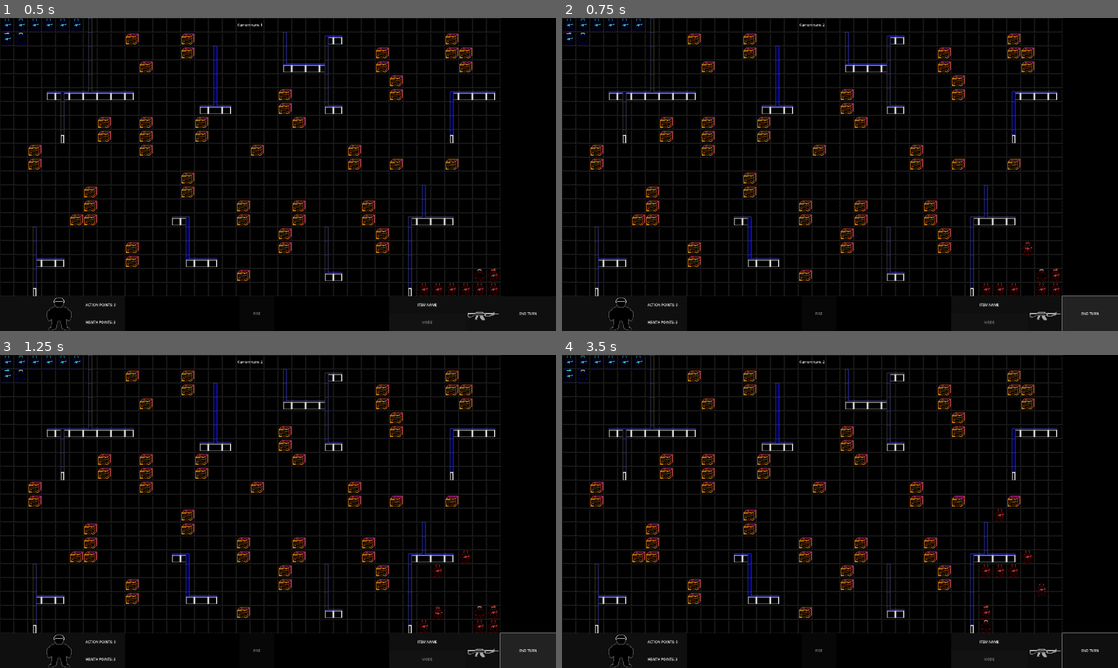
Above: before the commit, frames 1-4 (two rows, left to right).
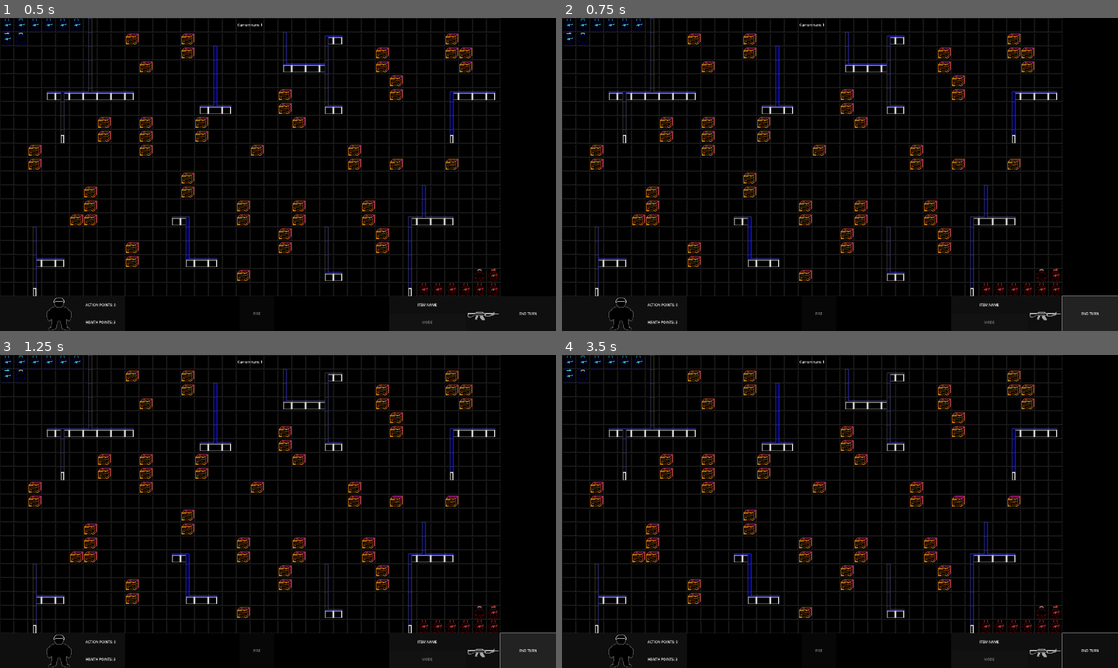
Above: after the commit, the same moments.

Repository: grecchus/tactic_demo
Game: Godot game, scene res://scenes/main/main.tscn
The game is run twice, just before and just after one commit, with the same random seed, the same clock (stepped at 60 frames per second) and the same inputs. Sound files missing from this copy of the repository are replaced by a short silence.
Inputs (mouse positions are in pixels of both pictures, inside the frame that each line leads up to):
- Up to frame 1 (0.5 s): no input
- Up to frame 2 (0.75 s): click "END TURN" at 0.5 s
- Up to frame 3 (1.25 s): no input
- Up to frame 4 (3.5 s): click "END TURN" at 1.25 s; click "END TURN" at 2 s; move the mouse to (1090, 492) at 2.77 s; click (1090, 492) at 2.92 s

Frame 1 is identical in both runs. In frame 2, less than 0.1% of the frame differs, in the area x 46-85%, y 1-89%; in frame 3, 0.2%; in frame 4, 0.4%, in the area x 46-90%, y 1-89%.

Commit message:
fixed_enemy_detection

Diff:
--- a/scenes/main/ai.gd
+++ b/scenes/main/ai.gd
@@ -1,4 +1,10 @@
 extends Node
+enum TERRAIN{
+	OPEN,
+	CRATE,
+	WALL1,
+	WALL2
+}
 
 #node access
 @onready var MAIN : Node2D = get_node("/root/Main")
@@ -9,216 +15,60 @@
 @onready var OBSTACLES = get_node("/root/Main/TileMap/Obstacles")
 
 const adjacent_tiles : Array = [Vector2i(-1,0), Vector2i(0,-1), Vector2i(1,0), Vector2i(0,1)]
-var tile_eff_range : float = 0.0
-
 
 var controlled_teams : Array[int] = [gv.Team.RED] #Red team is default AI controlled team
-var unit_queue : Array = []
-#AI behaviour patterns for given teams
-var ai_pattern_dict : Dictionary = {
-	gv.Team.RED : "Defensive"
-}
+var unit_queue : Array[Unit] = []
 var current_unit : Unit = null
-var ucount : int = 0 #Global variable used in determining cover safety
 var closest_enemies : Array[Unit] = []
 
-signal unit_finished_movement
+signal unit_finished_turn
 
+#temporary place for a function assigning enemies
+
+func assign_enemies():
+	for team in MAIN.team_arrays.size():
+		if(not controlled_teams.has(team)): closest_enemies.append_array(MAIN.team_arrays[team])
 
 func _on_next_turn_signal():
 	if(controlled_teams.find(TURN_CONTROL.current_turn) != -1):
 		unit_queue.assign(MAIN.team_arrays[TURN_CONTROL.current_turn])
-		take_turn()
-
-func take_turn():
-	print("turn started")
-	var stuck_units : Array = []
-	var iterations_stuck : int = 0
-	while(not unit_queue.is_empty()):
-		current_unit = unit_queue[0]
-		make_move(current_unit)
-		if(current_unit.id_path.is_empty()):
-			unit_queue.append(current_unit)
-			if(stuck_units.find(current_unit) == -1):
-				stuck_units.append(current_unit)
-		else:
-			stuck_units.erase(current_unit)
-			await current_unit.action_finished
-		unit_queue.remove_at(0)
-		if(stuck_units.size() == unit_queue.size()): #simple deadlock preventing mechanism
-			if(iterations_stuck > stuck_units.size()): break
-			iterations_stuck += 1
-		else: iterations_stuck = 0
-	print("turn ended")
-	TURN_CONTROL.next_turn()
+		for u in unit_queue:
+			current_unit = u
+			if(take_turn()): await current_unit.action_finished
+		TURN_CONTROL.next_turn()
 
 
-func make_move(u : Unit):
-	var unit_pos : Vector2i = GROUND.local_to_map(u.global_position)
-	var enemies_in_range : Array[Unit] = []
-	var movement_range : int = u.movement_range
-	var effective_range : float = 5.0
-	ucount = 0
-#checking state unit is in at every while iteration
-#state = R*4 + C*2 + A*1
-#R - has enemy in it's weapon range, that
-#C - is behind cover
-#A - unit has more than 1 action point to spend
-	#while(u.action_points > 0):
-	var state : int = 0
-	state += int(u.action_points == 1)
+func take_turn() -> bool:
+	var state : int = 0 #state tells if: unit has enemies in range, is behind cover, has more than 1AP
+	var line_of_sight : int = current_unit.movement_range #distance unit "sees" will it's movement range, that is a temporary solution
+	var enemies_in_sight : Array[Unit] = []
+	var unit_pos : Vector2i = GROUND.local_to_map(current_unit.global_position)
 
-	if(u.weapon == gv.Weapon.ARMED):
-		effective_range = u.weapon_obj.rpm
-	effective_range = effective_range * MAIN.TSD
-	closest_enemies.assign(find_closest_enemies())
-	enemies_in_range.assign(find_enemies_in_range(closest_enemies, effective_range))
-	state += int(enemies_in_range.size() > 0) * 2
-	if(not enemies_in_range.is_empty()): gv.cprint(str(enemies_in_range) + " " + str(unit_pos))
+	var continous_action : bool = false
+	while (current_unit.action_points > 0):
+		state = int(current_unit.action_points > 1)
 
-	for enemy in enemies_in_range:
-		if(not is_behind_cover(unit_pos,
-			GROUND.local_to_map(enemy.global_position))): ucount += 1
-	state += int(ucount > 0) * 4
+#		check if unit is behind cover
 
-	if(find_cover(u, movement_range, enemies_in_range, effective_range)):
-		await u.action_finished
-		#match state:
-			#0:
-				#pass
-			#1:
-				#find_cover(u, movement_range, enemies_in_range, effective_range)
-			#2:
-				#pass
-			#3:
-				#pass
-			#4:
-				#pass
-			#5:
-				#find_cover(u, movement_range, enemies_in_range, effective_range)
-			#6:
-				#pass
-			#7:
-				#pass
-	emit_signal("unit_finished_movement")
+		closest_enemies.sort_custom(comp_dist)
+		enemies_in_sight = get_enemies_in_sight(unit_pos, line_of_sight)
+		state = state + 4*int(enemies_in_sight.size() > 0)
+
+		current_unit.action_points -= 1
+	return continous_action
 
 
-#%%%%%%%%%%%%%%%%%%%%%%%%%%%%%%%%%%%% move functions %%%%%%%%%%%%%%%%%%%%%%%%%%%%%%%%%%%%%%%%%%
+func get_enemies_in_sight(unit_pos : Vector2i, range : int) -> Array[Unit]:
+	var eis_array : Array[Unit] = []
+	var objects_in_radius : Array = MAIN.check_radius(unit_pos, range)
+	var i : int = 0
+	while(i < objects_in_radius.size()):
+		if((objects_in_radius[i]["collider"] is Unit) and not MAIN.team_arrays[TURN_CONTROL.current_turn].has(objects_in_radius[i]["collider"])):
+			eis_array.append(objects_in_radius[i]["collider"])
+		i+=1
 
-#find cover facing opposite to spawnpoint, used when there are no enemies in range
-func find_cover_ots(acting_unit : Unit, search_range : int) -> bool:
-	var covers_in_range : Array[Vector2i] = []
-	var objects_array
-	return false
-#	use adjecent_tiles
-	objects_array = MAIN.check_radius(GROUND.local_to_map(acting_unit.global_position),
-		 search_range,
-		 true)
-	for sub_arr in objects_array:
-		for ob in sub_arr:
-			if(ob["collider"] is TileMapLayer):
-				covers_in_range.append(ob["collider"].get_coords_for_body_rid(ob["rid"]))
-#!!!!!!!!!!TO DO!!!!!!!!!!!
+	return eis_array
 
-
-#Funkcja zwraca NAJGORSZĄ z opcji!!!!!!!!!!
-#find cover when there are enemies in range
-func find_cover(acting_unit : Unit, search_range : int, in_range : Array[Unit], weapon_range : float) -> bool:
-	var unit_pos : Vector2i = GROUND.local_to_map(acting_unit.global_position)
-	var covers_in_range : Array[Vector2i] = []
-	var objects_array
-	var uc_min : int = 0
-	var found_cover : Vector2i = unit_pos
-
-	for enemy in in_range:
-		if(not is_behind_cover(unit_pos,
-			GROUND.local_to_map(enemy.global_position))):
-				uc_min += 1
-				print(str(unit_pos) + str(uc_min) + str(acting_unit.name))
-	#if(uc_min == 0): return false
-
-	objects_array = MAIN.check_radius(GROUND.local_to_map(acting_unit.global_position),
-		 search_range,
-		 true)
-	for sub_arr in objects_array:
-		for ob in sub_arr:
-			if(ob["collider"] is TileMapLayer):
-				covers_in_range.append(ob["collider"].get_coords_for_body_rid(ob["rid"]))
-
-	for cover in covers_in_range:
-		var cover_side_pos = cover_safety(cover, acting_unit, search_range, weapon_range)
-		print(str(cover_side_pos) + " " + str(ucount))
-		if(ucount == 0):
-			found_cover = cover_side_pos
-			break
-		elif(uc_min > ucount):
-			uc_min = ucount
-			found_cover = cover_side_pos
-
-	acting_unit.current_action = "Move"
-	acting_unit.action(found_cover)
-	if(acting_unit.id_path.is_empty()):
-		return false
-	return true
-
-#Function checking cover for safety. Returns safest side of the cover and it's unit count with ucount global variable.
-func cover_safety(cover_pos : Vector2i, u : Unit, unit_range : int, weapon_range : float) -> Vector2i:
-	var uc_min : int = closest_enemies.size()
-	var best_side : Vector2i = cover_pos
-	var movement_cost : int = 0
-	var range_sqrd = pow(weapon_range,2)
-
-	for i in adjacent_tiles:
-		if(MAIN.check_point_for_collision(cover_pos + i)): continue
-		ucount = 0
-		if(u.find_path(cover_pos + i) < 2):
-			for enemy in closest_enemies:
-				if((enemy.global_position - u.global_position).length_squared() <= range_sqrd):
-					if(not is_behind_cover(cover_pos, GROUND.local_to_map(enemy.global_position))): ucount += 1
-			if(uc_min > ucount):
-				uc_min = ucount
-				best_side = cover_pos + i
-	ucount = uc_min
-	return best_side
-
-func find_target():
-	pass
-
-func move():
-	pass
-
-func fall_back():
-	pass
-
-#check if unit is behind cover relative to other given (enemy) unit
-func is_behind_cover(u_start : Vector2i, u_target : Vector2i) -> bool:
-	var objects_on_lof : Array
-	objects_on_lof.assign(get_objects_on_lof(u_start, u_target))
-	if(objects_on_lof.is_empty()): return false
-	if(int(get_distance(objects_on_lof.front(), u_start)) == 1):
-		return true
-	return false
-
-func find_closest_enemies() -> Array[Unit]:
-	var closest_units : Array[Unit]
-
-	for t in MAIN.player_controlled_teams:
-		closest_units.append_array(MAIN.team_arrays[t])
-	closest_units.sort_custom(comp_dist)
-	return closest_units
-#tutaj chyba jest błąd!!!, jeżeli to nie zadziała, przepisz wszystko
-func find_enemies_in_range(sorted_unit_array : Array[Unit], range: float) -> Array[Unit]:
-	var in_range : Array[Unit] = []
-	var i = 0
-	var range_sqrd = pow(range,2)
-
-	if(sorted_unit_array.size() == 0):
-		return []
-	while((sorted_unit_array[i].global_position - current_unit.global_position).length_squared() <= range_sqrd):
-		in_range.push_back(sorted_unit_array[i])
-		i += 1
-		if(i == sorted_unit_array.size()): break
-	return in_range
 
 func comp_dist(u1 : Unit, u2 : Unit) -> bool:
 	var dist_1 : float
@@ -250,7 +100,7 @@
 func get_objects_on_lof(start_pos : Vector2i, end_pos : Vector2i) -> Array:
 	var object_tile_array : Array = []
 	var space = MAIN.get_world_2d().direct_space_state
-	var excluded_rids : Array[RID] = [current_unit.get_rid()] #USE OF current_unit!!!
+	var excluded_rids : Array[RID] = [current_unit.get_rid()]
 	while(start_pos != end_pos):
 		var query = PhysicsRayQueryParameters2D.new()
 		var intersected_object : Dictionary
@@ -267,10 +117,8 @@
 			if(intersected_object["collider"] is TileMapLayer):
 				var atl_coords = OBSTACLES.get_cell_atlas_coords(OBSTACLES.get_coords_for_body_rid(obj_rid))
 				object_tile_array.append(OBSTACLES.get_coords_for_body_rid(obj_rid))
-				#Sprawdza czy pole jest sciana. sciany maja indeksy y od 2 do 3, poki co nic nie ma wiecej
-				if(atl_coords.y == 2 || atl_coords.y == 3): break
+				if(atl_coords.y == TERRAIN.WALL1 || atl_coords.y == TERRAIN.WALL2): break
 		else: break
-
 	return object_tile_array
 
 func get_distance(start_pos : Vector2i, end_pos : Vector2i) -> float:
--- a/scenes/main/main.gd
+++ b/scenes/main/main.gd
@@ -15,6 +15,7 @@
 
 const TSD := float(64.0)
 const TILESIZE := Vector2(TSD, TSD)
+const xy_diff : Array[Vector2i] = [Vector2i(1,1),Vector2i(1,-1),Vector2i(-1,-1),Vector2i(-1,1)]
 const nonexistent_tile := Vector2i(-1,-1)
 var mapSize : Vector2i = Vector2i(36, 20)
 var spawnSize : Vector2i = Vector2i(6, 5)
@@ -40,6 +41,7 @@
 	astargrid_set_walls()
 	gv.log_updated.connect(LOG._on_log_updated)
 	new_game()
+	$AI.assign_enemies()
 
 func _process(delta):
 	if(active_unit != null):
@@ -54,7 +56,7 @@
 			var collider_info = check_point_for_collision(mouse_tm_pos)
 			gv.cprint(mouse_tm_pos)
 			#gv.cprint(astar_grid.is_point_solid(mouse_tm_pos))
-			#print(check_radius(mouse_tm_pos,3))
+			#gv.cprint(check_radius(mouse_tm_pos,2))
 			if(is_players_turn()):
 				MODE._input_mouse_click(event.button_index, collider_info, mouse_tm_pos)
 
@@ -171,27 +173,38 @@
 		var p2 : Vector2 = GROUND.map_to_local(draw_path[i+1])
 		draw_line(p1, p2, color)
 
-func check_radius(starting_coords : Vector2i, range : int, exclude_center : bool = false) -> Array:
-	const xy_diff : Array[Vector2i] = [Vector2i(1,1),Vector2i(1,-1),Vector2i(-1,-1),Vector2i(-1,1)]
+func check_radius(starting_coords : Vector2i, r : int, exclude_center : bool = false) -> Array:
 	var objects_found : Array = []
-	var res : Array = []
-
-	if(range < 0): return []
+
+
 	if(not exclude_center):
-		res = check_point_for_collision(starting_coords)
-		if(not res.is_empty()):
-			objects_found.append(res)
-
-	while(range > 0):
-		var next_pos = starting_coords - Vector2i(range, 0)
-		for i in 4:
-			for j in range:
-				res = check_point_for_collision(next_pos)
-				if(not res.is_empty()):
-					objects_found.append(res)
-				next_pos += xy_diff[i]
-		range -= 1
+		objects_found = check_point_for_collision(starting_coords)
+
+	var x := 0
+	var y := -r
+	var p := -r
+	while(x < -y):
+		if(p > 0):
+			y+=1
+			p += 2*(x+y) + 1
+		else:
+			p += 2*x + 1
+
+		for i in xy_diff:
+			append_objects_array(objects_found, starting_coords + Vector2i(x,y)*i)
+			for fy in range (0, abs(y)+1):
+				append_objects_array(objects_found, starting_coords + Vector2i(x,fy)*i)
+			append_objects_array(objects_found, starting_coords + Vector2i(y,x)*i)
+			for fx in range (0, x+1):
+				append_objects_array(objects_found, starting_coords + Vector2i(y,fx)*i)
+		x+=1
 	return objects_found
+
+func append_objects_array(ob_array : Array, coords : Vector2i):
+	var res : Array
+	res = check_point_for_collision(coords)
+	for ob in res:
+		if(not ob_array.has(ob)): ob_array.append(ob)
 
 func tm_to_global_position(tm_pos : Vector2i) -> Vector2:
 	return Vector2(tm_pos) * TILESIZE + TILESIZE/2
--- a/scenes/main/main.tscn
+++ b/scenes/main/main.tscn
@@ -1,16 +1,14 @@
-[gd_scene load_steps=20 format=4 uid="uid://ldg8yah0ymws"]
+[gd_scene load_steps=18 format=4 uid="uid://ldg8yah0ymws"]
 
 [ext_resource type="Script" path="res://scenes/main/main.gd" id="1_o5l1d"]
 [ext_resource type="Texture2D" uid="uid://bpx7iqeb74hhb" path="res://textures/tilemaps/terrainTilemap.png" id="1_y3yfu"]
 [ext_resource type="Script" path="res://scenes/main/ai.gd" id="2_ag2ej"]
 [ext_resource type="AudioStream" uid="uid://ctoq753m0bl6e" path="res://SFX/synth (1).wav" id="2_v88ib"]
-[ext_resource type="Script" path="res://scenes/main/aggressive.gd" id="3_2ialf"]
 [ext_resource type="Script" path="res://scenes/main/soundtrack_player.gd" id="3_fu2bx"]
 [ext_resource type="Script" path="res://scenes/main/turn_control.gd" id="3_psmhk"]
 [ext_resource type="Script" path="res://scenes/main/Default.gd" id="4_4ffe0"]
 [ext_resource type="Texture2D" uid="uid://l4w07tfhdute" path="res://textures/spriteSheet.png" id="4_hr8wi"]
 [ext_resource type="Script" path="res://scenes/main/BottomPanel.gd" id="4_ir2k3"]
-[ext_resource type="Script" path="res://scenes/main/defensive.gd" id="4_nu6ps"]
 [ext_resource type="Script" path="res://scenes/main/Target.gd" id="5_6iugl"]
 [ext_resource type="Script" path="res://scenes/main/Actions.gd" id="5_n77y6"]
 [ext_resource type="Texture2D" uid="uid://cxworrgk53uec" path="res://textures/item_sheet.png" id="7_judtp"]
@@ -193,12 +191,6 @@
 [node name="AI" type="Node" parent="."]
 script = ExtResource("2_ag2ej")
 
-[node name="Aggressive" type="Node" parent="AI"]
-script = ExtResource("3_2ialf")
-
-[node name="Defensive" type="Node" parent="AI"]
-script = ExtResource("4_nu6ps")
-
 [node name="SoundtrackPlayer" type="AudioStreamPlayer" parent="."]
 stream = ExtResource("2_v88ib")
 volume_db = -20.0
--- a/scenes/unit/carabine.gd
+++ b/scenes/unit/carabine.gd
@@ -5,7 +5,7 @@
 
 
 func _init():
-	rpm = 5.0
+	rpm = 6.0
 	cursor = "reticle"
 	main = gv.MainNodeAccess
 	Ground = main.get_tm_layer(0)
--- a/scenes/unit/item.gd
+++ b/scenes/unit/item.gd
@@ -9,8 +9,8 @@
 var owner_unit : Unit = null
 var use_sound : AudioStreamWAV = AudioStreamWAV.new()
 
-#range penalty multiplier
-var rpm : float = 0.0
+#range penalty multiplier, determines how chance to hit decreases with distance
+var rpm = 6.0
 
 func _use_item(coords : Vector2i = Vector2i.ZERO):
 	pass
